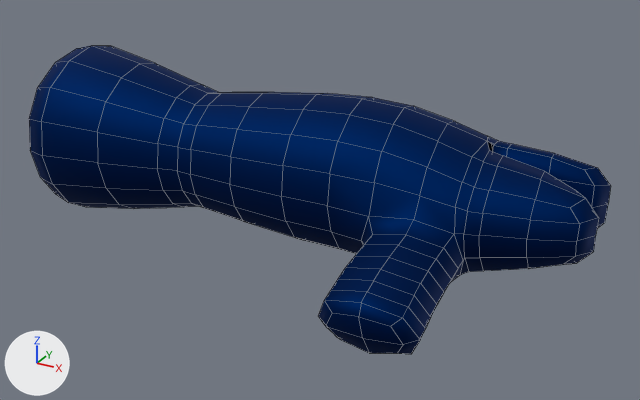
One commit to the OBJ model Final_Project/CGmodel/L_hand.obj: the scene before it, then after it.
Before and after are seen from a camera (50 mm lens) standing at (3.345, -0.999, -0.04) and looking at (2.668, 0.233, -0.656). The axes (+X, +Y, +Z) are drawn at lower left. The lights are the same throughout. Mesh edges are drawn as thin lines. Where no turn or scale is listed for an object, it has been applied to the vertices. Vertices at the same position are counted once.

The first picture shows 'L_hand'.
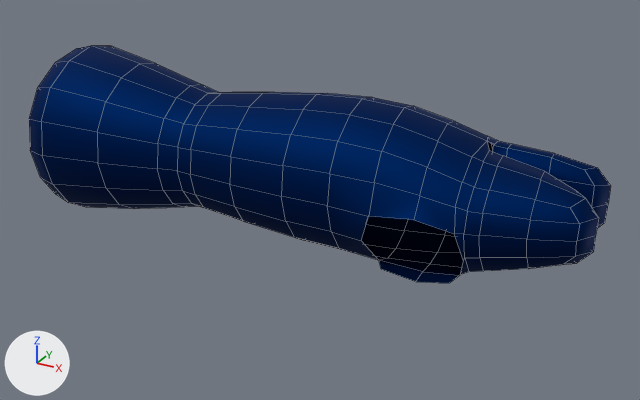
Pixel boxes [x1, y1, x2, y2] of what changed, in the pictures (640 x 400 px):
'L_hand', reshaped (23% shorter): before [29, 46, 611, 354]; after [29, 46, 611, 283]
part 1 of me_l_hand, deleted (blue): before [319, 217, 463, 354]

What the commit changed:
me_l_hand is used by ob_l_hand; location (0.0, 0.0, 0.0).
me_l_hand had 371 vertices, 361 faces and spanned x 2.076..3.124, y -0.058..0.484, z -0.785..-0.46.
me_l_hand now has 309 vertices, 295 faces and spans x 2.076..3.124, y 0.109..0.484, z -0.785..-0.46.
Part 1, on me_l_hand:
62 vertices are removed from x 2.79..2.962, y -0.058..0.181, z -0.763..-0.64.
66 faces are deleted.
